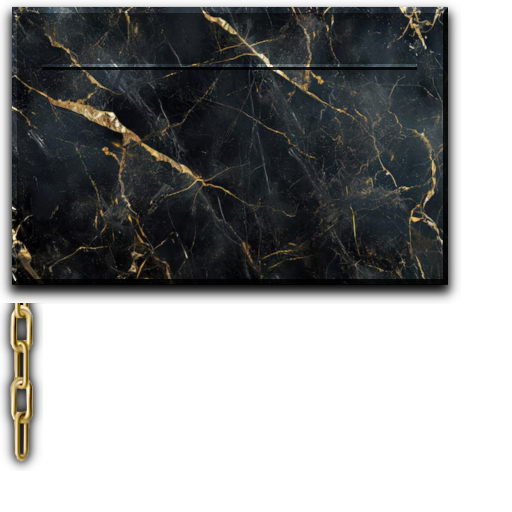
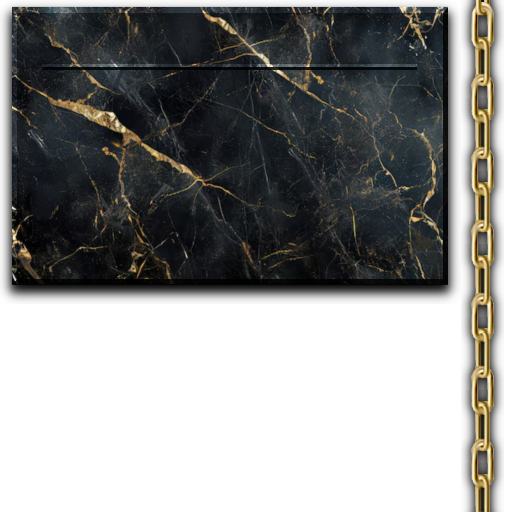
Layers edited between the first and the second 512 × 512 image:
added layer "Pasted Layer" above "dialog_chain" over (461, 87, 504, 512)
painted on "dialog_chain" over (0, 0, 504, 471)